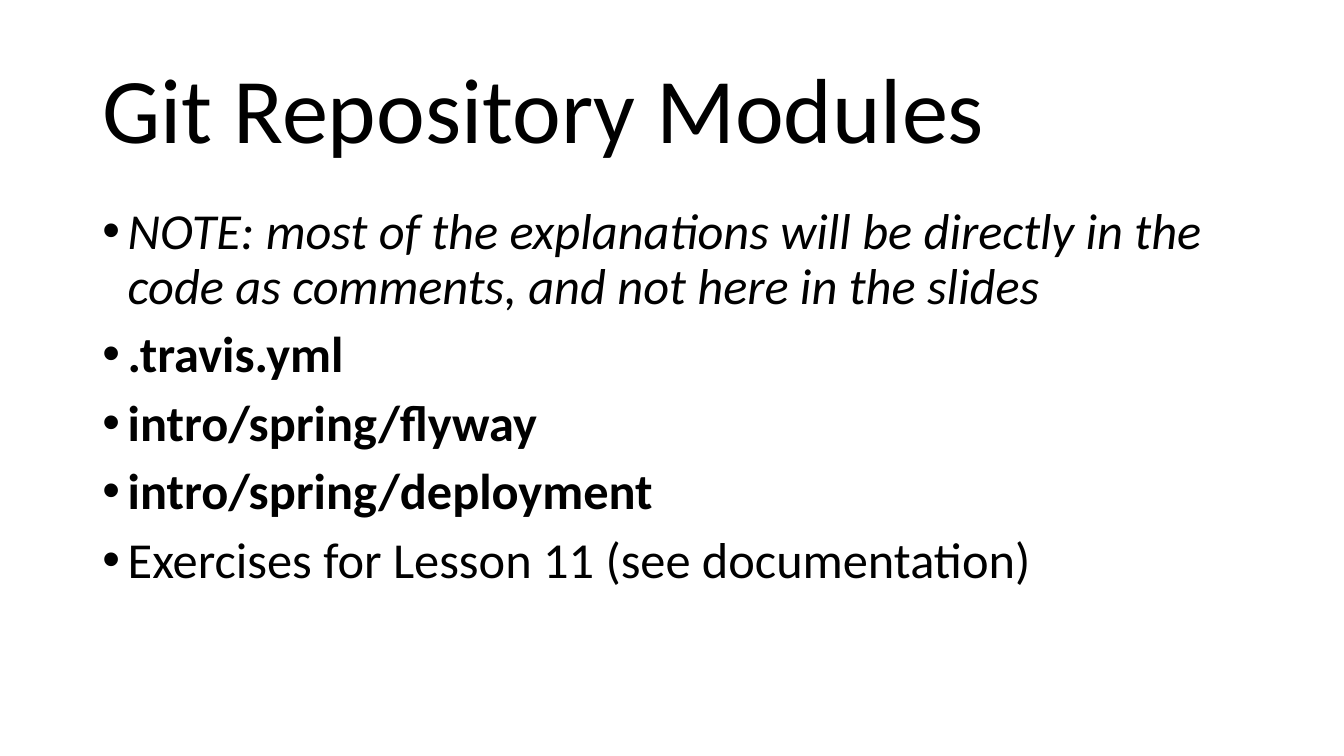
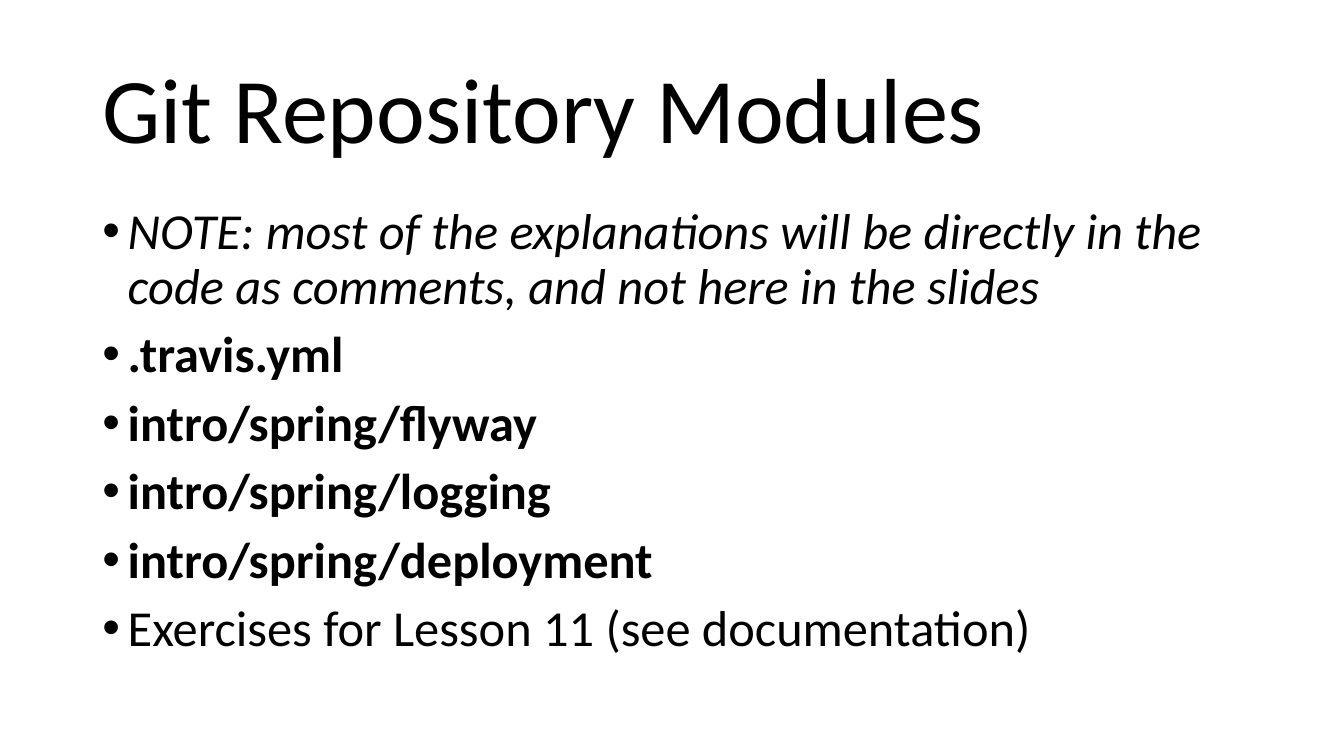
Before and after one commit to arcuri82/testing_security_development_enterprise_systems, a slide deck: slide 31 of doc/intro/slides/lesson_11_ci.pptx. Drawn at 1344x756 pixels with LibreOffice and Linux fonts; fonts in the diff are those of the drawing. Boxes give left, top, right and bottom in pixels: in the first picture for what was removed or moved away, otherwise in the second. Text is boxed around its words. In the diff, an @@ line names an element or a change of style, - is before the commit and + after.

Commit message:
info on logging module

```diff
--- a/doc/intro/slides/lesson_11_ci.pptx
+++ b/doc/intro/slides/lesson_11_ci.pptx
@@ text at box(128, 473, 551, 518): paragraph added @@
+• intro/spring/logging
```
Also in this commit, not shown: 2 other files.
